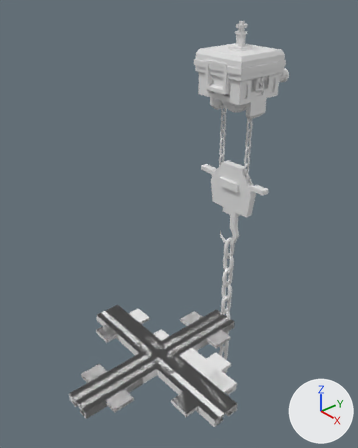
An edit to the Blender file Models/GroupD/Factory Kit/Factory Machinery/Pulley/FM-005 Pulley Improved2.blend, drawn before and after from the same camera.
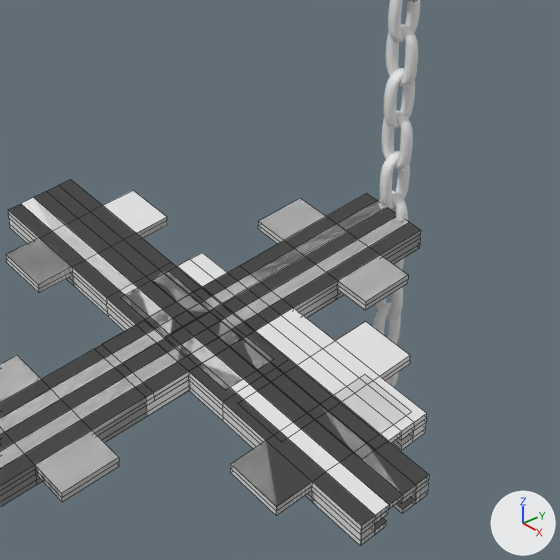
Old and new are each drawn whole from a 50 mm lens placed at (3.17, -3.44, 3.74), pointed at (-0.13, -0.61, 1.39) and again close up on the part from 26% to 79% of the width and 55% to 97% of the height. Lighting does not change. The marker at lower right points along +X, +Y and +Z. The close-ups show mesh edges as thin lines.

The scene before the commit, as lines of its bpy script (objects in view):
```python
me_cube_006 = bpy.data.meshes.new('Cube.006')
me_cube_006.from_pydata(...)  # 673 vertices, 670 faces, 5 loose edges; spans x -2.0..0.0, y -6.67..6.67, z -4.5..0.0
me_cube_007 = bpy.data.meshes.new('Cube.007')
me_cube_007.from_pydata(...)  # 561 vertices, 558 faces, 3 loose edges; spans x -1.3..0.0, y -6.67..6.67, z -4.5..0.0
me_cube_008 = bpy.data.meshes.new('Cube.008')
me_cube_008.from_pydata(...)  # 447 vertices, 440 faces; spans x -1.12..0.0, y -2.0..5.44, z -4.51..0.0
ob_fm_005_pulleyrailcorner = bpy.data.objects.new('FM-005-PulleyRailCorner', me_cube_008)
ob_fm_005_pulleyrailcorner.location = (0.0, 0.0, 0.0)
ob_fm_005_pulleyrailcorner.rotation_euler = (0.0, 0.0, -1.571)  # degrees (0, 0, -90)
ob_fm_005_pulleyrailcorner.scale = (-1.0, 0.15, 0.02)
ob_fm_005_pulleyrailt = bpy.data.objects.new('FM-005-PulleyRailT', me_cube_007)
ob_fm_005_pulleyrailt.location = (0.0, 0.0, 0.0)
ob_fm_005_pulleyrailt.rotation_euler = (0.0, 0.0, -1.571)  # degrees (0, 0, -90)
ob_fm_005_pulleyrailt.scale = (-1.0, 0.15, 0.02)
ob_fm_005_pulleyrailx = bpy.data.objects.new('FM-005-PulleyRailX', me_cube_006)
ob_fm_005_pulleyrailx.location = (0.0, 0.0, 0.0)
ob_fm_005_pulleyrailx.rotation_euler = (0.0, 0.0, -1.571)  # degrees (0, 0, -90)
ob_fm_005_pulleyrailx.scale = (-1.0, 0.15, 0.02)
# also in view: 'FD-001-Chain' at (0.0, 0.0, 0.06); 'FM-005-PulleyRailStraight' at (0.0, -1.0, -0.04)
```
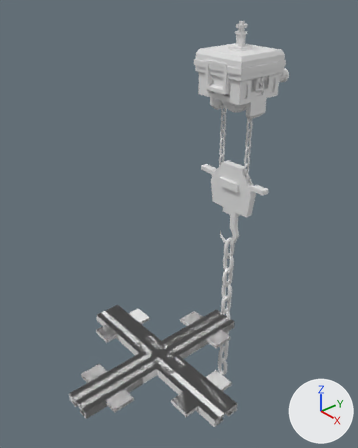
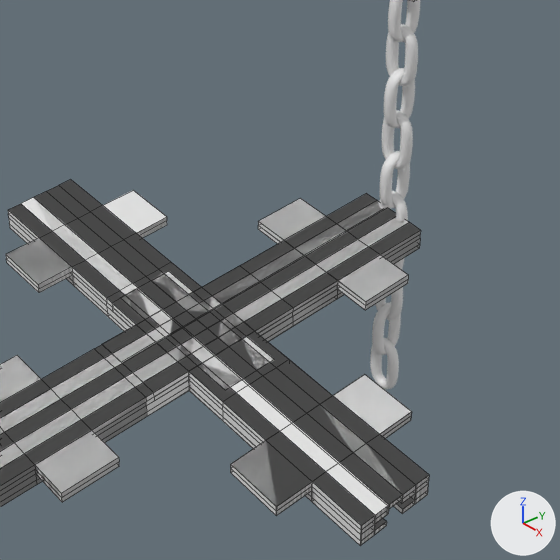
Pixel boxes [x1, y1, x2, y2] of what changed, in the close-ups (560 x 560 px; the box of a moved part takes in the faces that stretch with it):
'FM-005-PulleyRailCorner', reshaped
    before: [177, 201, 427, 450]
    after: [198, 201, 415, 545]
part 1 of me_cube_008, moved or reshaped
    before: [177, 249, 337, 318]
    after: [198, 244, 338, 326]
part 2 of me_cube_008, moved or reshaped
    before: [255, 308, 427, 450]
    after: [222, 406, 361, 541]

The edits, one by one:
me_cube_008 has 447 vertices, 440 faces and spans x -1.12..0.0, y -2.0..5.44, z -4.51..0.0.
me_cube_008 is used by ob_fm_005_pulleyrailcorner; location (0.0, 0.0, 0.0); rotation (0.0, 0.0, -1.571), in degrees (0, 0, -90); scale (-1.0, 0.15, 0.02).
me_cube_008 part 1: all 237 vertices in x -1.12..-0.67, y -2.0..1.0, z -4.51..0.0 are moved by (-0.18, 0.0, 0.0).
me_cube_008 part 2: all 105 vertices in x -1.12..-0.52, y 2.48..5.44, z -4.51..-0.01 are moved by (-0.18, 1.22, 0.0).
